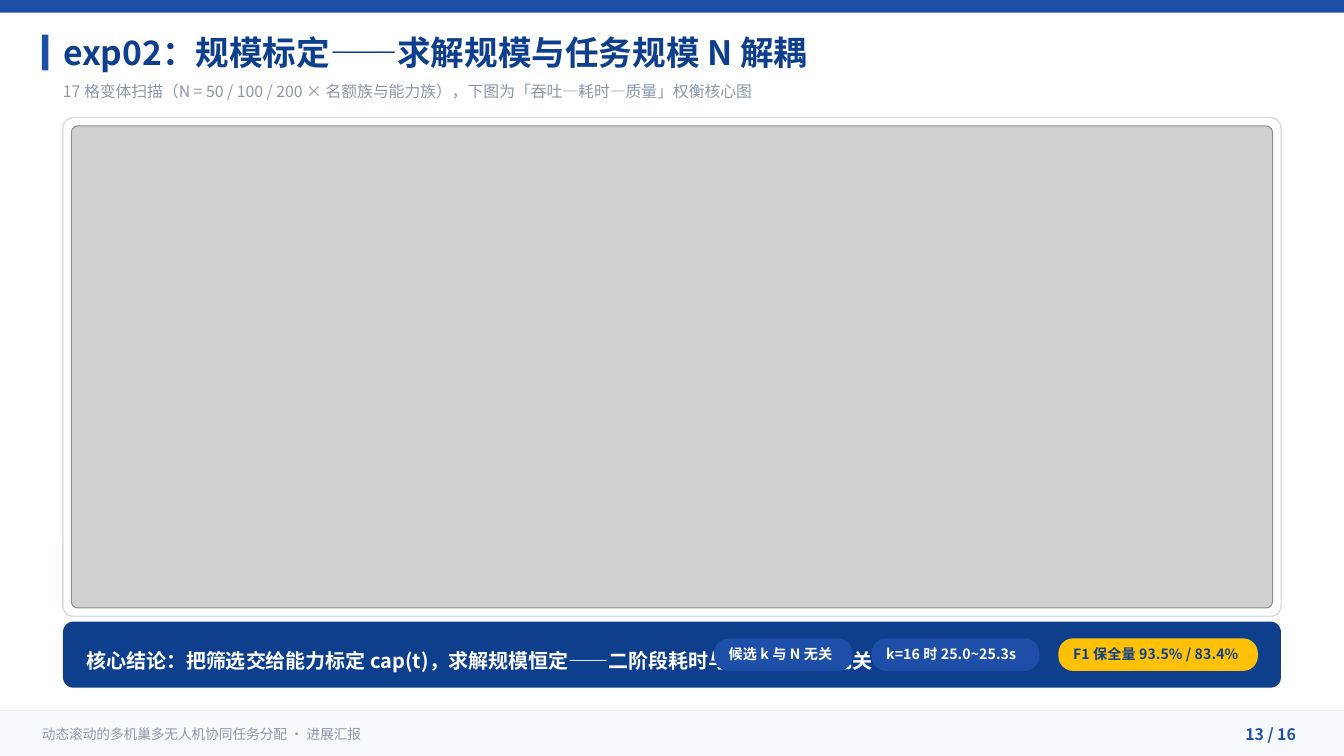
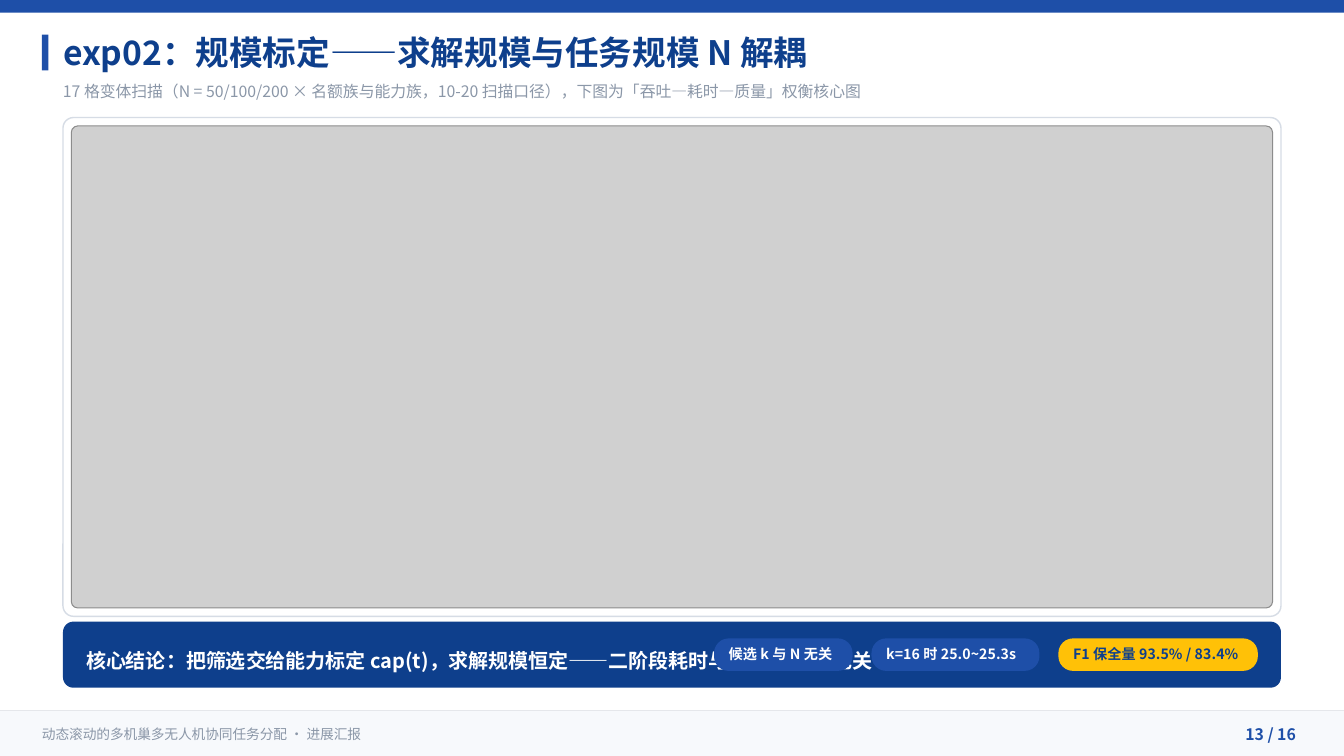
Before and after one commit to 909347194/ExperimentForGraduation, a slide deck: slide 13 of UAV协同任务分配方法-进展汇报/UAV协同任务分配方法-进展汇报.pptx (slide 12 before the commit). Drawn at 1344x756 pixels with LibreOffice and Linux fonts; fonts in the diff are those of the drawing; grey boxes stand for pictures. Boxes give left, top, right and bottom in pixels: in the first picture for what was removed or moved away, otherwise in the second. Text is boxed around its words. In the diff, an @@ line names an element or a change of style, - is before the commit and + after.

Commit message:
docs(ppt): 同步方法审查修正——覆盖门禁口径 + 页序/扉页结构修复
- P9 适应度换覆盖门禁主口径（Chapter3_README §4.3 固定表述），big-M 降为消融对照
- 补回 03 章扉页（P8），调正 P9 模型 / P10 DMDE 页序，页脚 02–15 对齐
- P7 cap(t) 公式补 max(min_cap,...)；闸门① 改往返航程（DEM 口径）
- P10 段结构规范化按方案 A 修正（无终止基因）；y=0 卡重写
- P12/P13/P15 实验数据标注口径与出处（10-21 代码口径 / 10-20 N=50/100/200 扫描），
  证据边界补「exp02 现行 10/50/100 与门禁口径待复跑」
- slides/*.slide 源文件同步同一套文案

```diff
--- a/UAV协同任务分配方法-进展汇报/UAV协同任务分配方法-进展汇报.pptx
+++ b/UAV协同任务分配方法-进展汇报/UAV协同任务分配方法-进展汇报.pptx
@@ text at <box>63,83,861,100</box>: text changed @@
-17 格变体扫描（N = 50 / 100 / 200 × 名额族与能力族），下图为「吞吐—耗时—质量」权衡核心图
+17 格变体扫描（N = 50/100/200 × 名额族与能力族，10-20 扫描口径），下图为「吞吐—耗时—质量」权衡核心图
```
Also in this commit, not shown: 6 other slides changed, 1 slide added, 7 other files.
